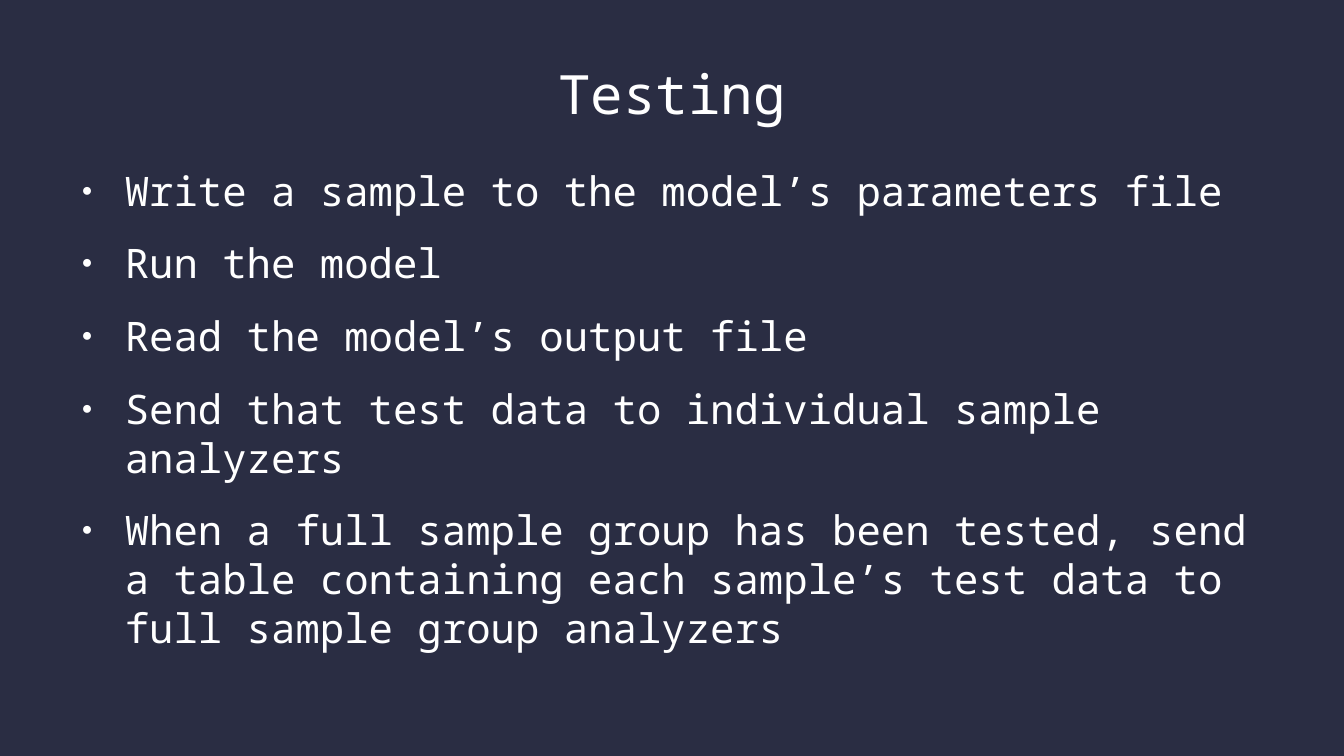
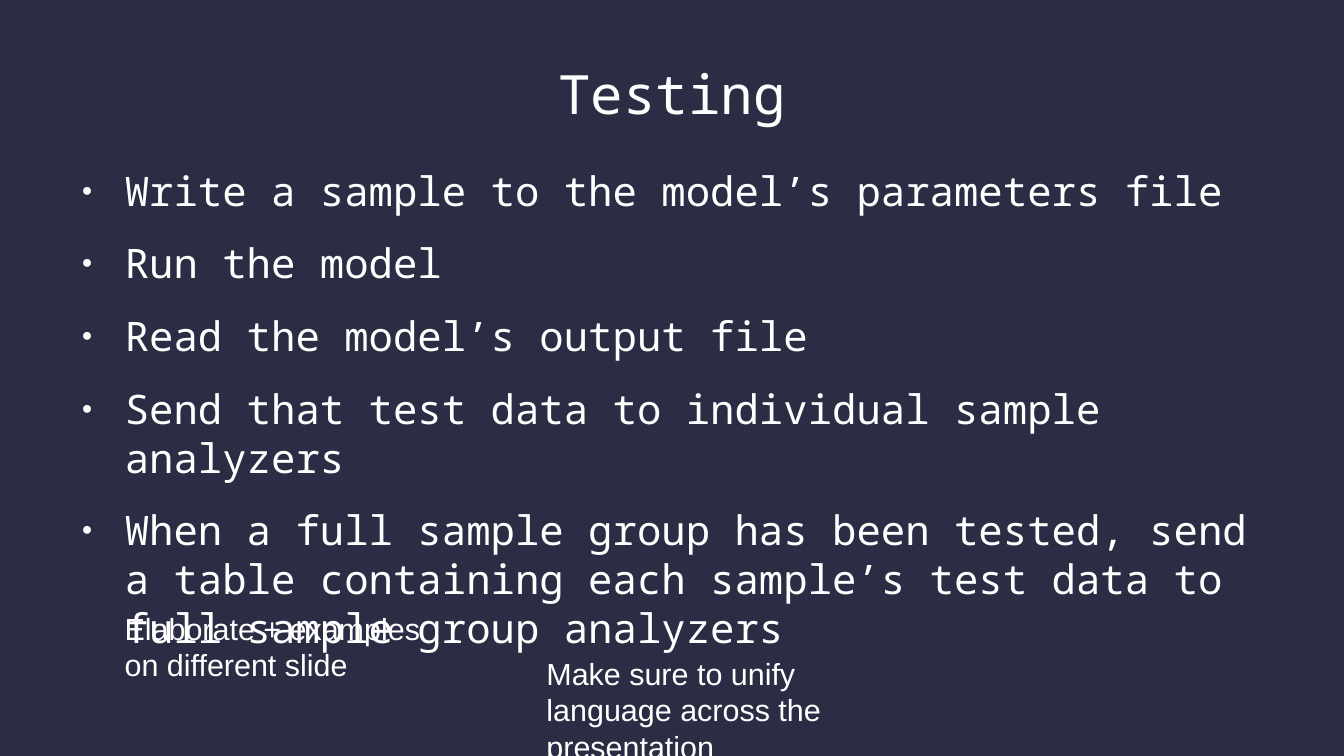
Before and after one commit to SamAllen06/lake_temp_work, a slide deck: slide 16 of documentation/lake_temperature.odp (slide 17 before the commit). Drawn at 1344x756 pixels with LibreOffice and Linux fonts; fonts in the diff are those of the drawing. Boxes give left, top, right and bottom in pixels: in the first picture for what was removed or moved away, otherwise in the second. Text is boxed around its words. In the diff, an @@ line names an element or a change of style, - is before the commit and + after.

```diff
--- a/documentation/lake_temperature.odp
+++ b/documentation/lake_temperature.odp
@@ text added at (x1=125, y1=616, x2=420, y2=677), 18 pt, text #FFFFFF @@
+Elaborate + examples on different slide
@@ text added at (x1=546, y1=663, x2=820, y2=727), 18 pt, text #FFFFFF @@
+Make sure to unify language across the presentation
```
Also in this commit, not shown: 14 other slides changed, 1 slide added, 1 slide removed, 4 other files.
